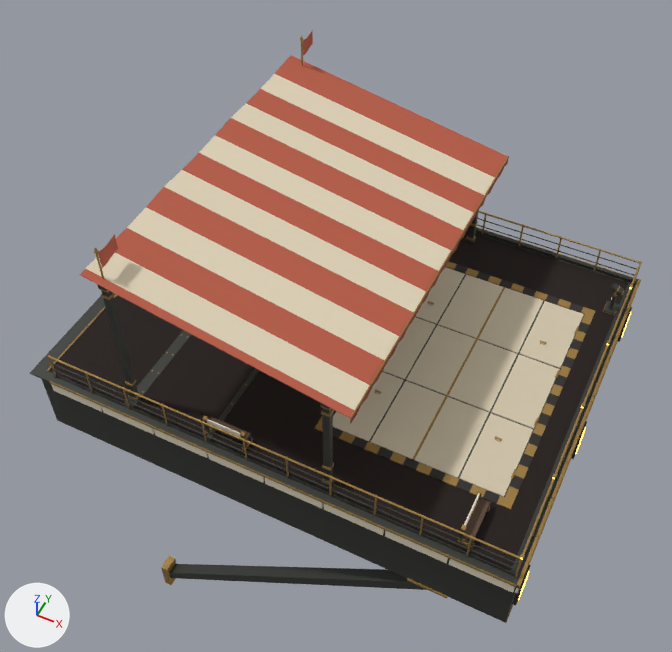
Two versions of the glTF model godot/assets/kit/town/ordo_landing.glb, one commit apart.
Rendered twice from a 50 mm lens placed at (72.0, -14.4, 34.1), pointed at (58.2, 13.3, -0.6). Lighting does not change. The marker at lower left points along +X, +Y and +Z. The older version comes first. Vertices at exactly the same position are counted once.

Objects in the first picture: 'ordo_landing'.
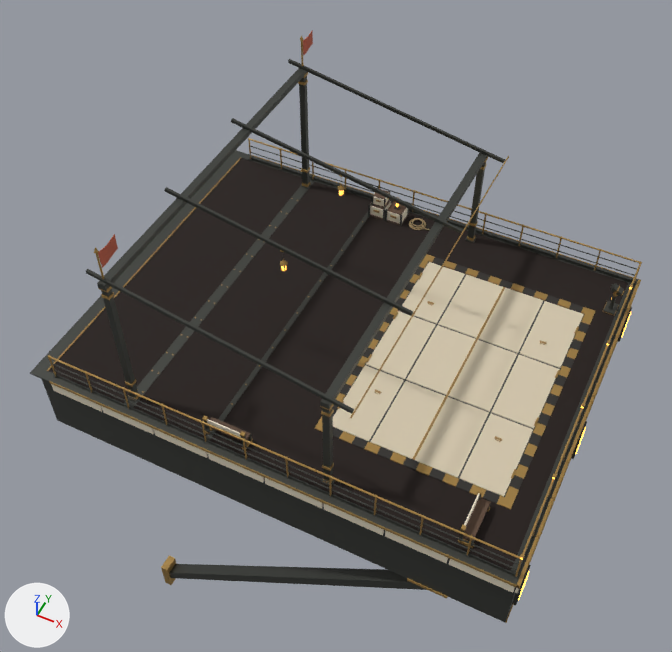
Location of each change, [x1, y1, x2, y2] in pixels of the pictures (672 x 652 px):
part 1 of me_ordo_landing, deleted: before [86, 59, 506, 410]
part 2 of me_ordo_landing, cut back: before [80, 55, 509, 423]; after [233, 118, 463, 233]

The change, as a diff of the scene's bpy script:
```diff
--- a/godot/assets/kit/town/ordo_landing.glb.py
+++ b/godot/assets/kit/town/ordo_landing.glb.py
@@ me_ordo_landing @@
 # used by ob_ordo_landing; location = (0.0, 0.0, 0.0)
-me_ordo_landing.from_pydata(...)  # 5418 vertices, 9356 faces; spans x 48.0..71.1, y 3.0..21.2, z -14.8..10.5
+me_ordo_landing.from_pydata(...)  # 4514 vertices, 7608 faces; spans x 48.0..71.1, y 3.0..21.2, z -14.8..10.5
+# me_ordo_landing part 1: 10 loose pieces with 540 vertices, spanning x 52.2..63.6, y 3.9..20.1, z 6.8..9.1, are deleted
+# me_ordo_landing part 2: 1 vertex moved within x 63.6, y 14.7, z 6.9; 364 vertices removed from x 52.2..63.6, y 3.6..20.4, z 6.5..9.1
 me_ordo_landing.materials.append(mat_amber)
```
